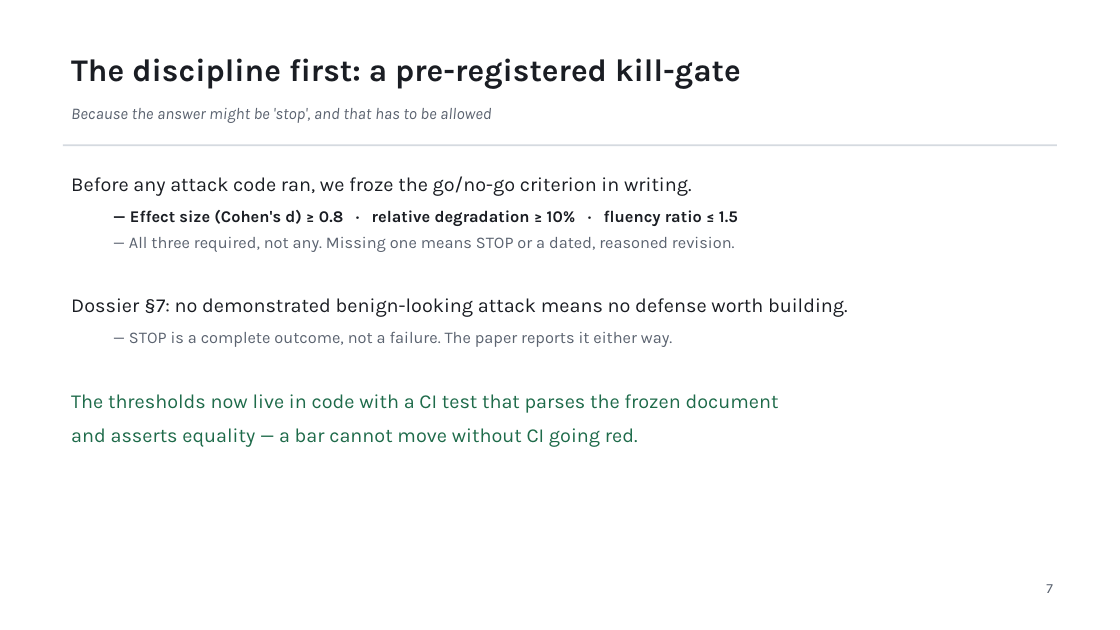
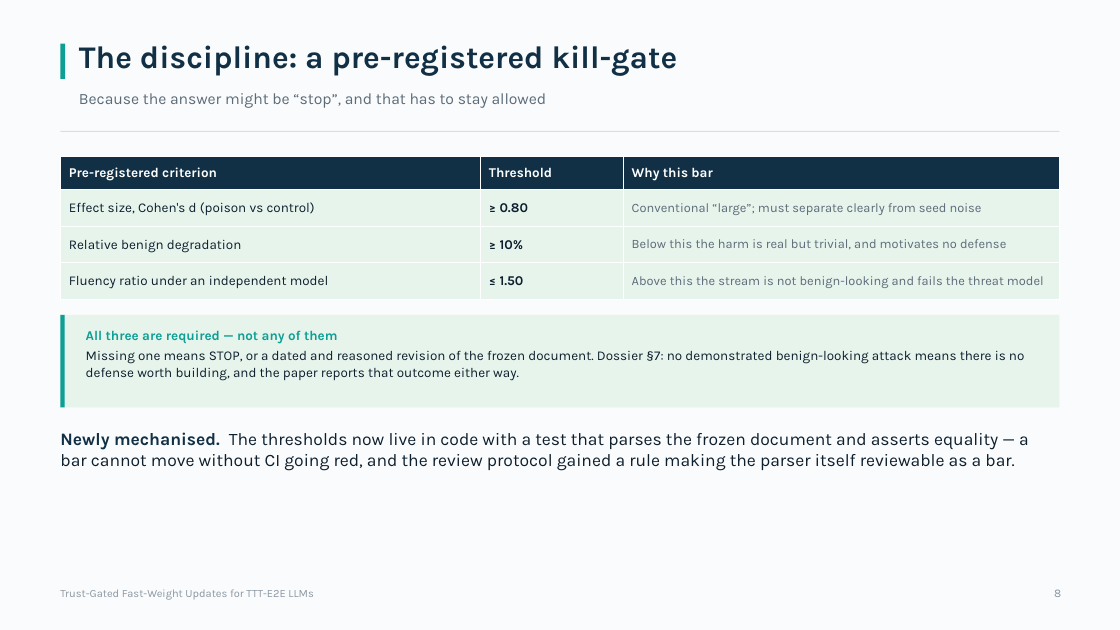
Before and after one commit to Deep-Learning-130/Trust-Gated-Fast-Weight-Updates-for-TTT-E2E-LLMs, a slide deck: slide 8 of docs/review/TrustGate_Review_2026-08-27.pptx (slide 9 before the commit). Drawn at 1120x630 pixels with LibreOffice and Linux fonts; fonts in the diff are those of the drawing. Boxes give left, top, right and bottom in pixels: in the first picture for what was removed or moved away, otherwise in the second. Text is boxed around its words. In the diff, an @@ line names an element or a change of style, - is before the commit and + after.

```diff
--- a/docs/review/TrustGate_Review_2026-08-27.pptx
+++ b/docs/review/TrustGate_Review_2026-08-27.pptx
@@ rectangle added at [0,0,1120,630], fill #FAFBFC @@
@@ rectangle added at [60,44,66,79], fill #0E9F94 @@
@@ text at [79,45,678,76]: text changed; text colour #1A1D23 to #123045 @@
-The discipline first: a pre-registered kill-gate
+The discipline: a pre-registered kill-gate
@@ text at [79,93,547,108]: text changed; size 14 to 13.5 pt; text colour #5B6370 to #5C6B78; italic off @@
-Because the answer might be 'stop', and that has to be allowed
+Because the answer might be “stop”, and that has to stay allowed
@@ rectangle: place and size @@
-rectangle at [63,145,1057,146]
+rectangle at [60,131,1060,132]
@@ rectangle at [60,131,1060,132]: fill #D5DAE0 to #D8DFE4 @@
@@ table added at [60,156,1060,300], 4 rows, 3 columns @@
+Pre-registered criterion | Threshold | Why this bar
+Effect size, Cohen's d (poison vs control) | ≥ 0.80 | Conventional “large”; must separate clearly from seed noise
+Relative benign degradation | ≥ 10% | Below this the harm is real but trivial, and motivates no defense
+Fluency ratio under an independent model | ≤ 1.50 | Above this the stream is not benign-looking and fails the threat model
@@ rectangle added at [60,315,1060,408], fill #E7F4EC @@
@@ rectangle added at [60,315,65,408], fill #0E9F94 @@
@@ text at [86,330,1024,380]: text changed; size 17 to 11.5 pt; text colour #1A1D23 to #0D1F2D @@
-Before any attack code ran, we froze the go/no-go criterion in writing.
-  — Effect size (Cohen's d) ≥ 0.8 · relative degradation ≥ 10% · fluency ratio ≤ 1.5
-  — All three required, not any. Missing one means STOP or a dated, reasoned revision.
-Dossier §7: no demonstrated benign-looking attack means no defense worth building.
-  — STOP is a complete outcome, not a failure. The paper reports it either way.
-The thresholds now live in code with a CI test that parses the frozen document
-and asserts equality — a bar cannot move without CI going red.
+All three are required — not any of them
+Missing one means STOP, or a dated and reasoned revision of the frozen document. Dossier §7: no demonstrated benign-looking attack means there is no defense worth building, and the paper reports that outcome either way.
@@ text added at [60,432,1029,471], 15 pt, text #0D1F2D @@
+Newly mechanised. The thresholds now live in code with a test that parses the frozen document and asserts equality — a bar cannot move without CI going red, and the review protocol gained a rule making the parser itself reviewable as a bar.
@@ text added at [60,589,313,600], 9.5 pt, text #8A97A2 @@
+Trust-Gated Fast-Weight Updates for TTT-E2E LLMs
@@ text removed at [1046,584,1053,593] @@
-7
@@ text added at [1054,589,1061,597], 10 pt, text #8A97A2 @@
+8
```
Also in this commit, not shown: 9 other slides changed, 8 slides added, 10 slides removed, 1 other file.
